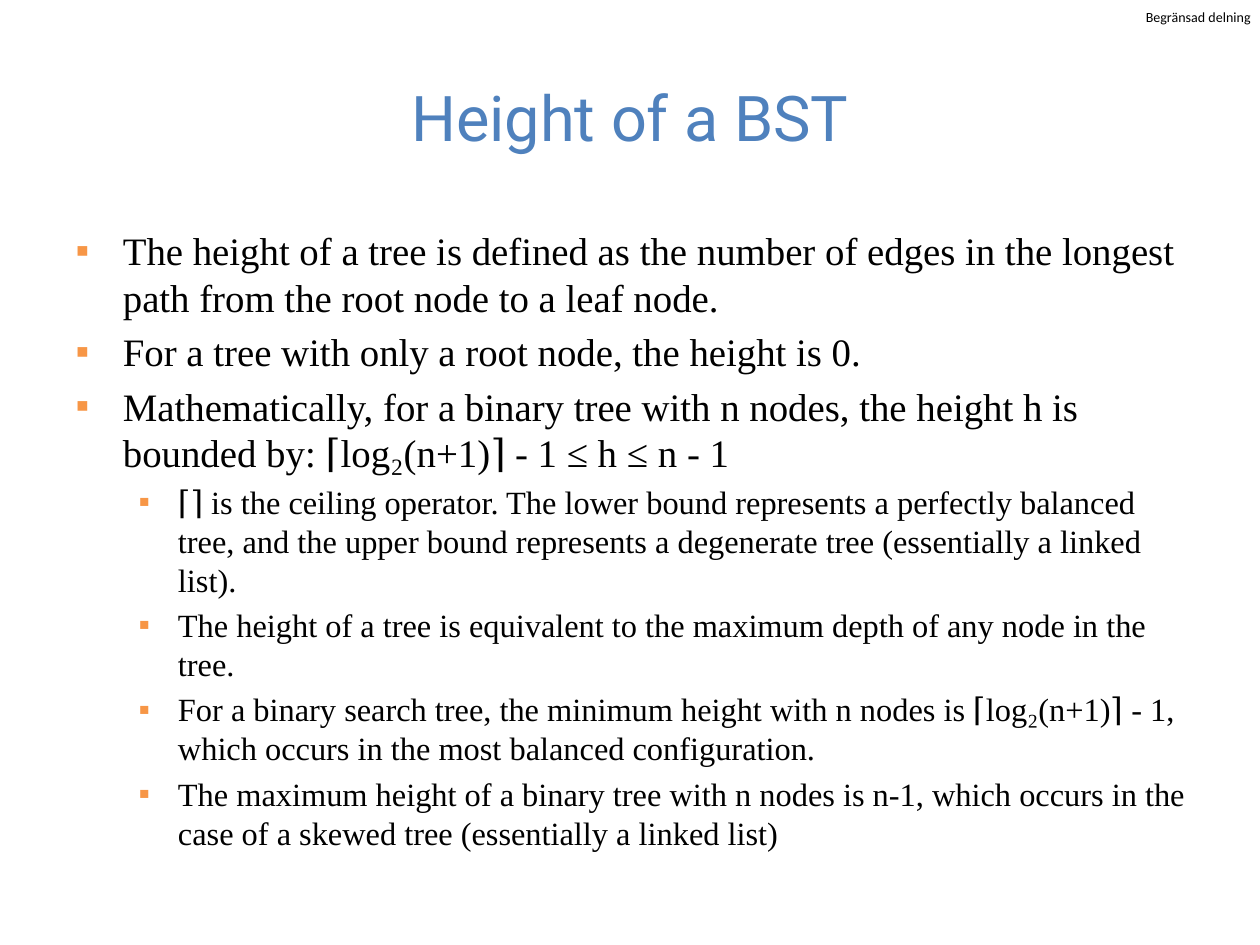
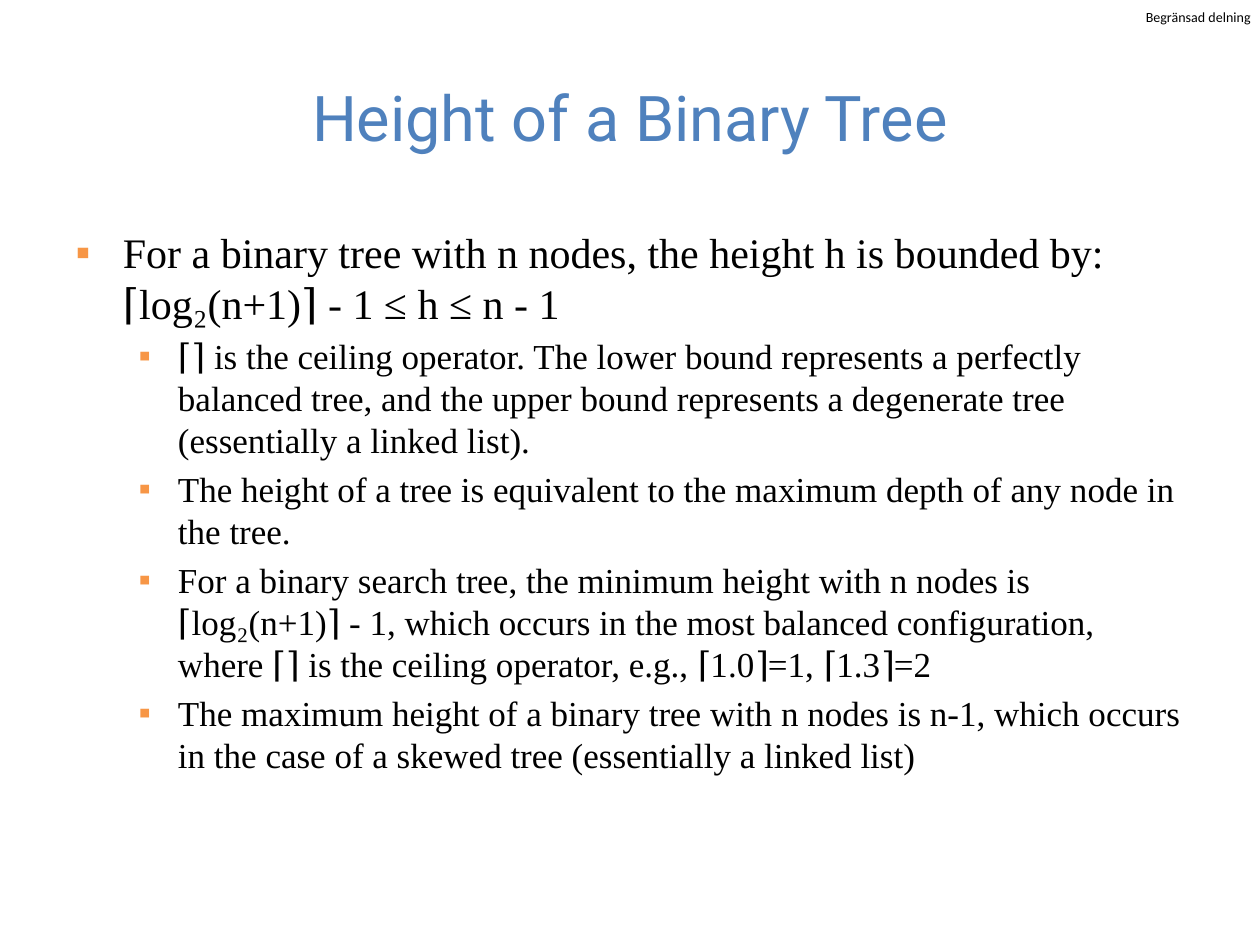
Before and after one commit to guhofstra/CSC111Fa25, a slide deck: slide 9 of PPTs/Lecture 8-binary search tree and trie.pptx (slide 37 before the commit). Drawn at 1260x945 pixels with LibreOffice and Linux fonts; fonts in the diff are those of the drawing. Boxes give left, top, right and bottom in pixels: in the first picture for what was removed or moved away, otherwise in the second. Text is boxed around its words. In the diff, an @@ line names an element or a change of style, - is before the commit and + after.

```diff
--- a/PPTs/Lecture 8-binary search tree and trie.pptx
+++ b/PPTs/Lecture 8-binary search tree and trie.pptx
@@ title at (312, 93, 948, 155): text changed @@
-Height of a BST
+Height of a Binary Tree
@@ text at (123, 239, 1104, 328): text changed; size 22.2 to 24 pt @@
-▪ The height of a tree is defined as the number of edges in the longest path from the root node to a leaf node.
-▪ For a tree with only a root node, the height is 0.
-▪ Mathematically, for a binary tree with n nodes, the height h is bounded by: ⌈log₂(n+1)⌉ - 1 ≤ h ≤ n - 1
+▪ For a binary tree with n nodes, the height h is bounded by: ⌈log₂(n+1)⌉ - 1 ≤ h ≤ n - 1
@@ text at (178, 344, 1179, 776): size 18.5 to 20 pt in "⌈⌉ is the ceiling operator. The lower ...", "The height of a tree is equivalent ...", "The maximum height of a binary tree ..." @@
@@ text at (178, 568, 1094, 685): text changed; size 18.5 to 20 pt @@
-  ▪ For a binary search tree, the minimum height with n nodes is ⌈log₂(n+1)⌉ - 1, which occurs in the most balanced configuration.
+  ▪ For a binary search tree, the minimum height with n nodes is ⌈log₂(n+1)⌉ - 1, which occurs in the most balanced configuration, where ⌈⌉ is the ceiling operator, e.g., ⌈1.0⌉=1, ⌈1.3⌉=2
```
Also in this commit, not shown: 2 other slides changed, 4 slides added, 1 slide removed, 7 other files.
